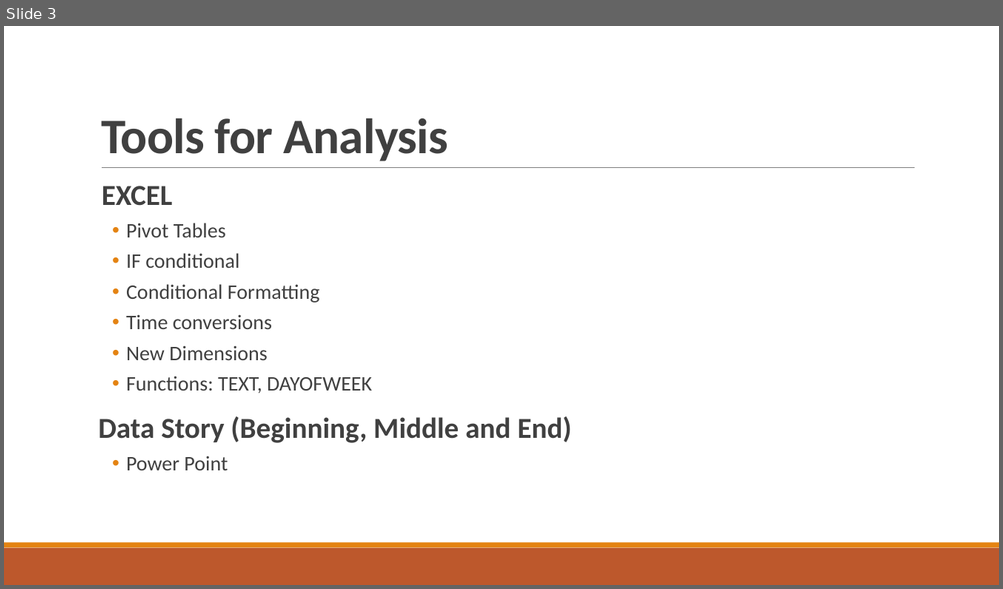
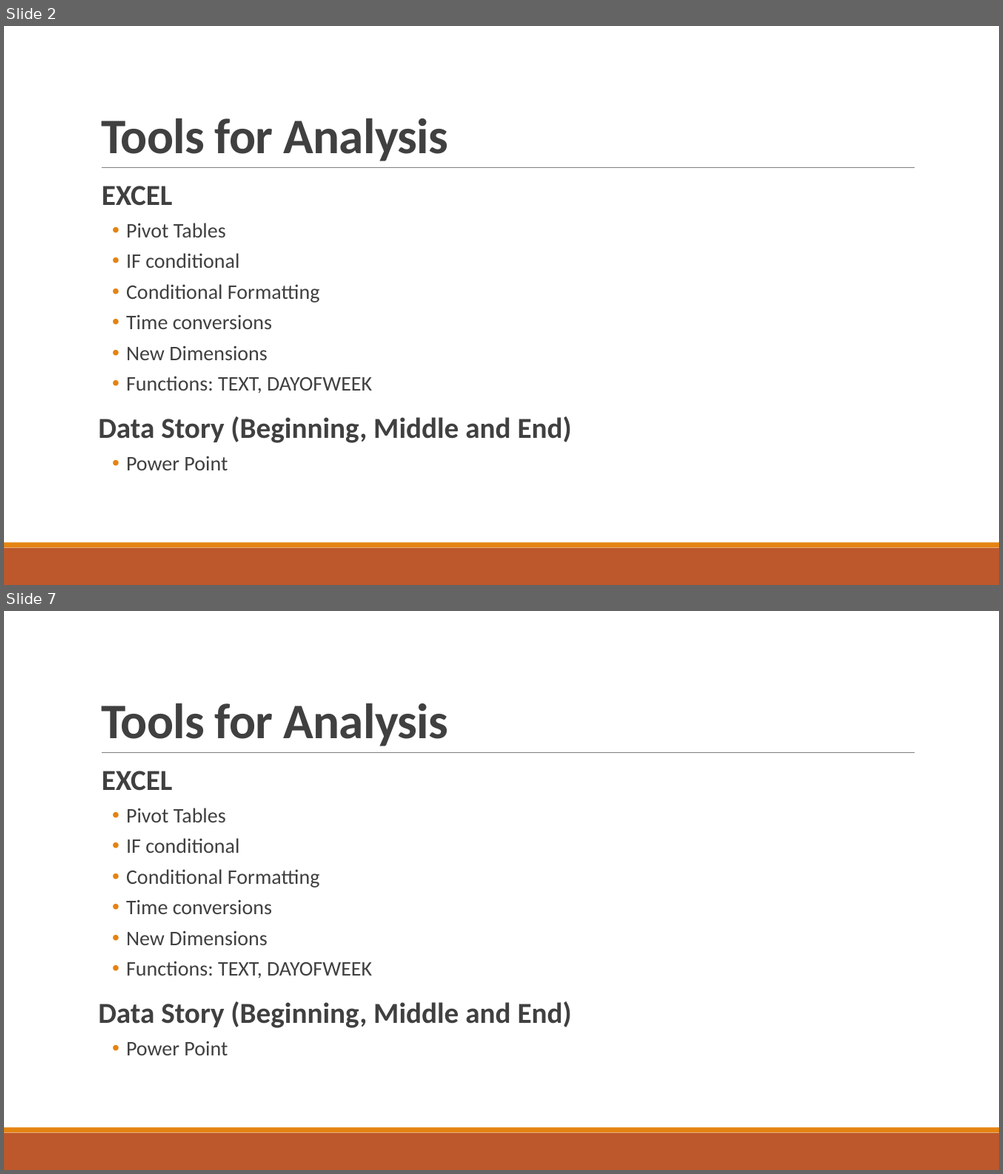
Before and after one commit to saimun4all/Hospital-Wait-Time-Analysis-with-Excel, a slide deck: Hospital Analysis Overview & Findings.pptx. Shown one above the other, each under a label of ours: slide 3 before the commit, slides 2 and 7 after it; the slides between them are not shown. The pictures are 1003x589 and 1003x1174 pixels, drawn with LibreOffice and Linux fonts; fonts in the diff are those of the drawing. Boxes give left, top, right and bottom in pixels: in the first picture for what was removed or moved away, otherwise in the second. Text is boxed around its words. In the diff, an @@ line names an element or a change of style, - is before the commit and + after.

```diff
--- a/Hospital Analysis Overview & Findings.pptx
+++ b/Hospital Analysis Overview & Findings.pptx
@@ slide 7 added at bbox=[4, 611, 999, 1170], background #FFFFFF; not listed: 3 template elements that a slide beside it also shows @@
@@ title added at bbox=[101, 703, 449, 746], 48 pt, text #404040, bold @@
+Tools for Analysis
@@ text added at bbox=[98, 771, 572, 1056], 20 pt, text #404040 @@
+  EXCEL
+• Pivot Tables
+• IF conditional
+• Conditional Formatting
+• Time conversions
+• New Dimensions
+• Functions: TEXT, DAYOFWEEK
+Data Story (Beginning, Middle and End)
+• Power Point
@@ what was slide 3 is now slide 2 @@
```
Also in this commit, not shown: 3 slides changed, 1 other slide added, 1 slide removed, 1 other file.
